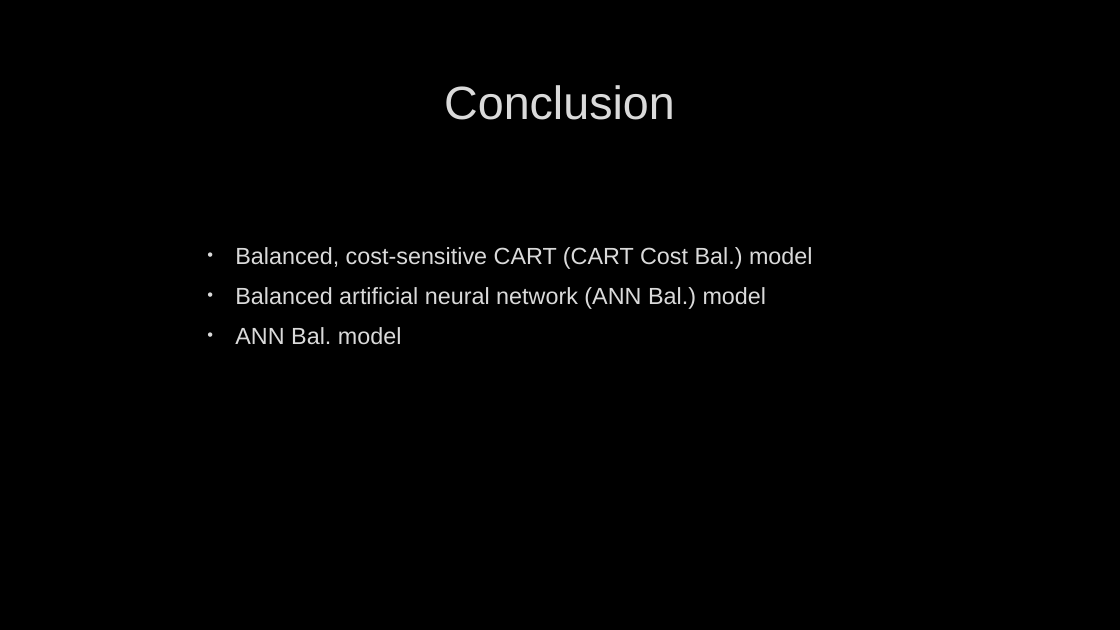
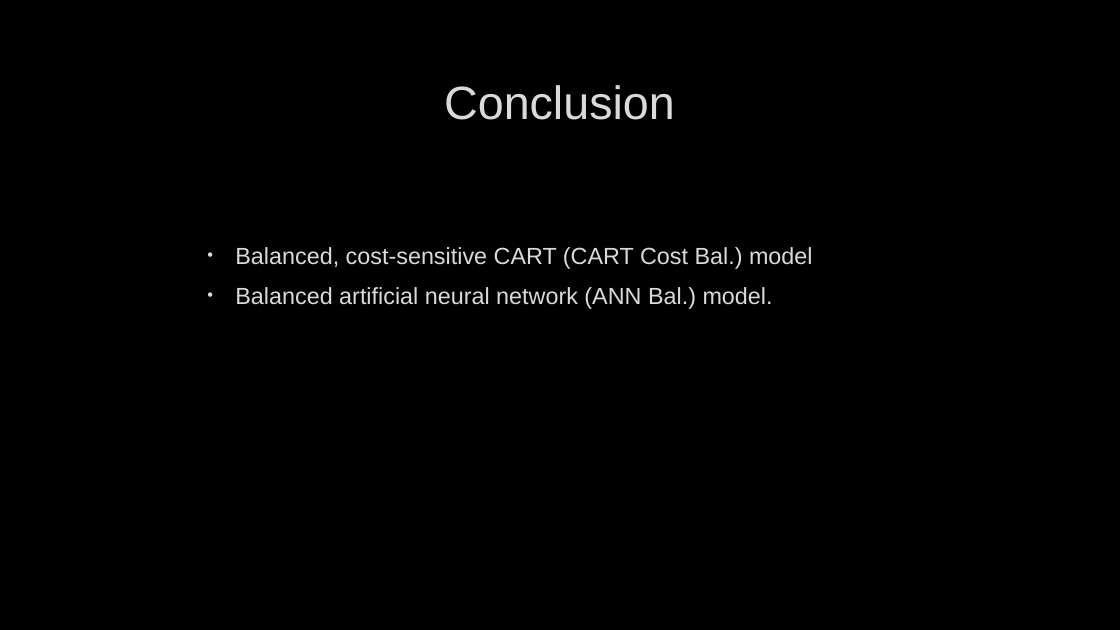
Before and after one commit to hunterblum/Data-Mining-G4, a slide deck: slide 18 of Stroke Dataset Presentation.pptx. Drawn at 1120x630 pixels with LibreOffice and Linux fonts; fonts in the diff are those of the drawing; background and template pictures are left out. Boxes give left, top, right and bottom in pixels: in the first picture for what was removed or moved away, otherwise in the second. Text is boxed around its words. In the diff, an @@ line names an element or a change of style, - is before the commit and + after.

```diff
--- a/Stroke Dataset Presentation.pptx
+++ b/Stroke Dataset Presentation.pptx
@@ text at box(235, 287, 773, 309): text changed @@
-• Balanced artificial neural network (ANN Bal.) model
-• ANN Bal. model
+• Balanced artificial neural network (ANN Bal.) model.
```
